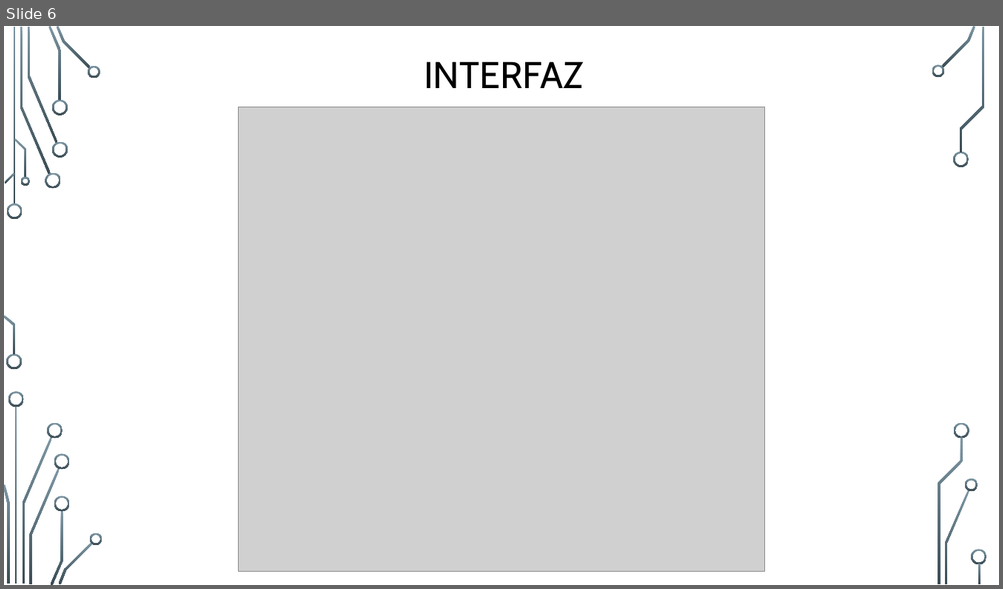
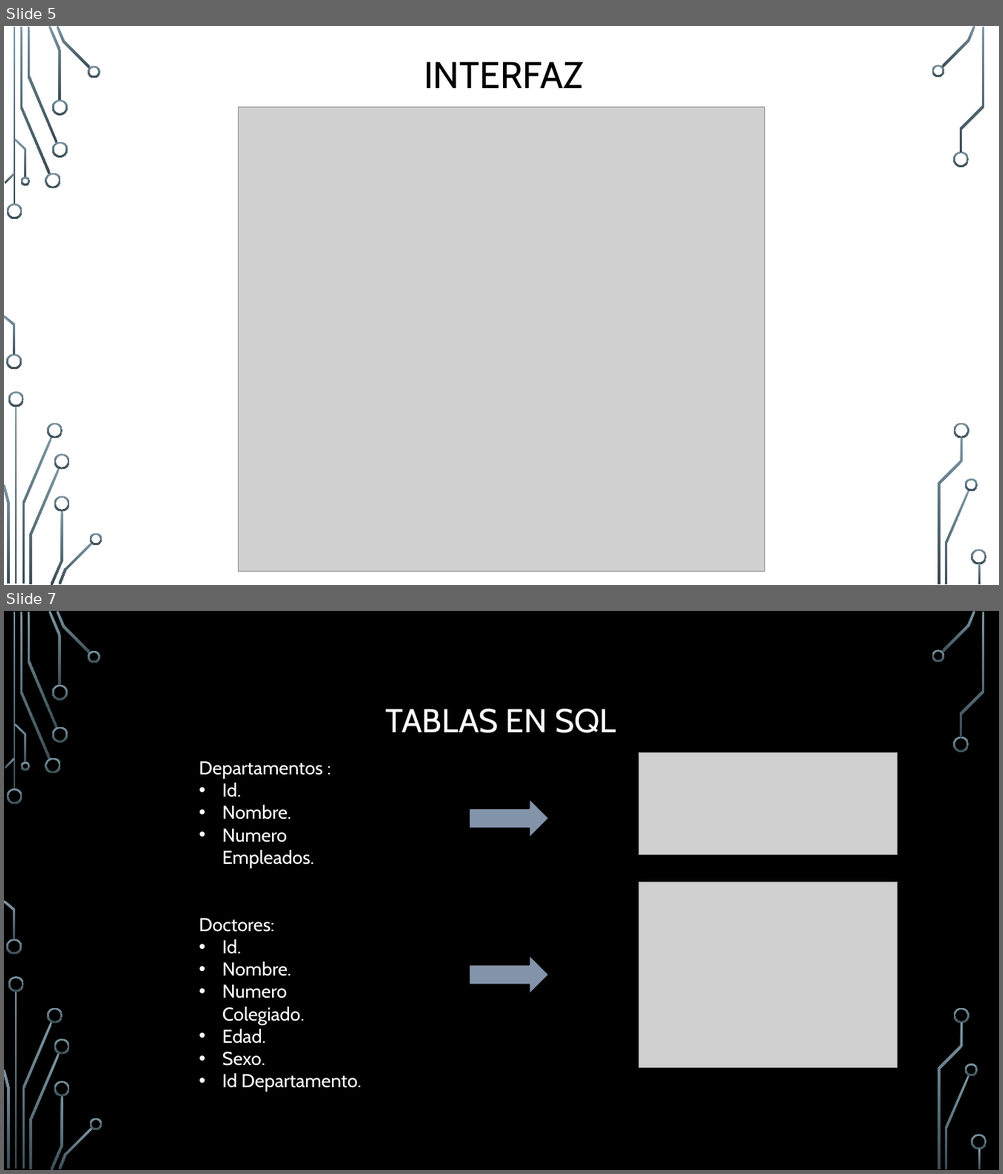
Before and after one commit to JuanEspinosa97/tis_2022_repositorio, a slide deck: doc/Presentación_mitad_de_curso_JuanEspinosayNachoRodriguez.pptx. Shown one above the other, each under a label of ours: slide 6 before the commit, slides 5 and 7 after it; the slides between them are not shown. The pictures are 1003x589 and 1003x1174 pixels, drawn with LibreOffice and Linux fonts; fonts in the diff are those of the drawing; grey boxes stand for pictures; background and template pictures are left out. Boxes give left, top, right and bottom in pixels: in the first picture for what was removed or moved away, otherwise in the second. Text is boxed around its words. In the diff, an @@ line names an element or a change of style, - is before the commit and + after.

```diff
--- a/doc/Presentación_mitad_de_curso_JuanEspinosayNachoRodriguez.pptx
+++ b/doc/Presentación_mitad_de_curso_JuanEspinosayNachoRodriguez.pptx
@@ slide 7 added at [4, 611, 999, 1170], background picture (left out); not listed: 36 template elements that a slide beside it also shows @@
@@ title added at [386, 709, 616, 733], 32 pt, text #FFFFFF @@
+TABLAS EN SQL
@@ text added at [199, 761, 322, 1088], 18 pt, text #FFFFFF @@
+Departamentos :
+  • Id.
+  • Nombre.
+  • Numero Empleados.
+  Doctores:
+  • Id.
+  • Nombre.
+  • Numero Colegiado.
+  • Edad.
+  • Sexo.
+  • Id Departamento.
@@ picture added at [639, 753, 898, 855] @@
@@ right arrow added at [469, 799, 549, 839], fill #8393AA, outline #000000 1.25 pt @@
@@ picture added at [639, 883, 898, 1068] @@
@@ right arrow added at [469, 955, 549, 994], fill #8393AA, outline #000000 1.25 pt @@
@@ what was slide 6 is now slide 5 @@
```
Also in this commit, not shown: 1 slide changed, 2 other slides added.
